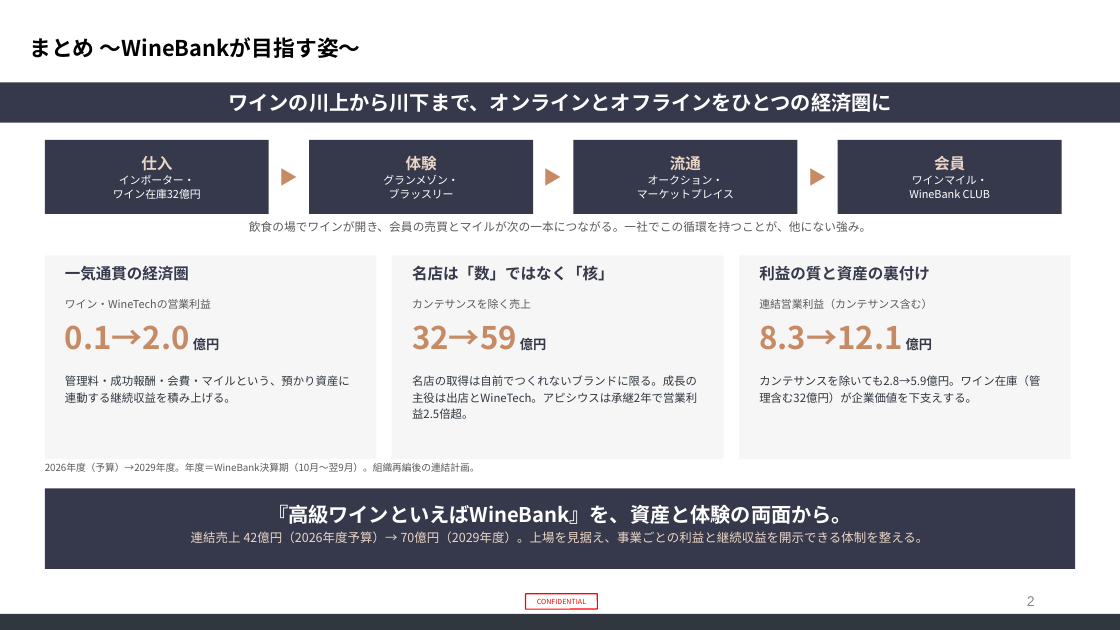
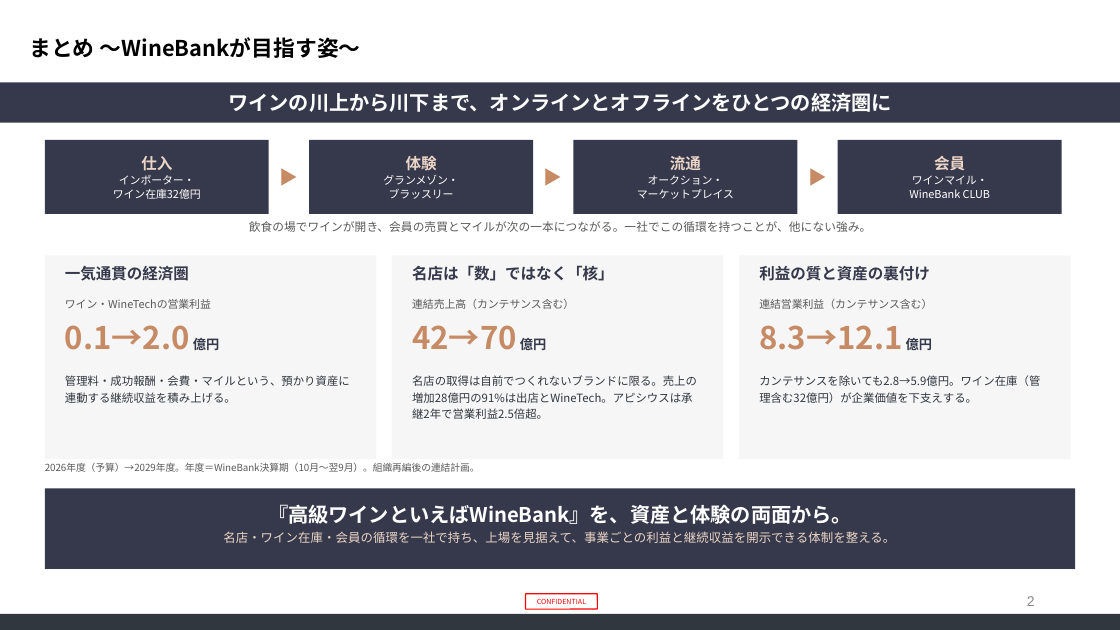
Before and after one commit to nakano-winebank/wine-auction, a slide deck: slide 2 of 投資家資料/20261104_調達資料_差込2枚/株式会社WineBank紹介_差込2枚_オークション実績とまとめ_20261104.pptx. Drawn at 1120x630 pixels with LibreOffice and Linux fonts; fonts in the diff are those of the drawing; background and template pictures are left out. Boxes give left, top, right and bottom in pixels: in the first picture for what was removed or moved away, otherwise in the second. Text is boxed around its words. In the diff, an @@ line names an element or a change of style, - is before the commit and + after.

```diff
--- a/投資家資料/20261104_調達資料_差込2枚/株式会社WineBank紹介_差込2枚_オークション実績とまとめ_20261104.pptx
+++ b/投資家資料/20261104_調達資料_差込2枚/株式会社WineBank紹介_差込2枚_オークション実績とまとめ_20261104.pptx
@@ text at (x1=412, y1=299, x2=574, y2=309): text changed @@
-カンテサンスを除く売上
+連結売上高（カンテサンス含む）
@@ text at (x1=412, y1=325, x2=546, y2=350): text changed @@
-32→59 億円
+42→70 億円
@@ text at (x1=412, y1=375, x2=697, y2=419): text changed @@
-名店の取得は自前でつくれないブランドに限る。成長の主役は出店とWineTech。アピシウスは承継2年で営業利益2.5倍超。
+名店の取得は自前でつくれないブランドに限る。売上の増加28億円の91%は出店とWineTech。アピシウスは承継2年で営業利益2.5倍超。
@@ text at (x1=223, y1=531, x2=895, y2=543): text changed @@
-連結売上 42億円（2026年度予算）→ 70億円（2029年度）。上場を見据え、事業ごとの利益と継続収益を開示できる体制を整える。
+名店・ワイン在庫・会員の循環を一社で持ち、上場を見据えて、事業ごとの利益と継続収益を開示できる体制を整える。
```
Also in this commit, not shown: 1 other file.
